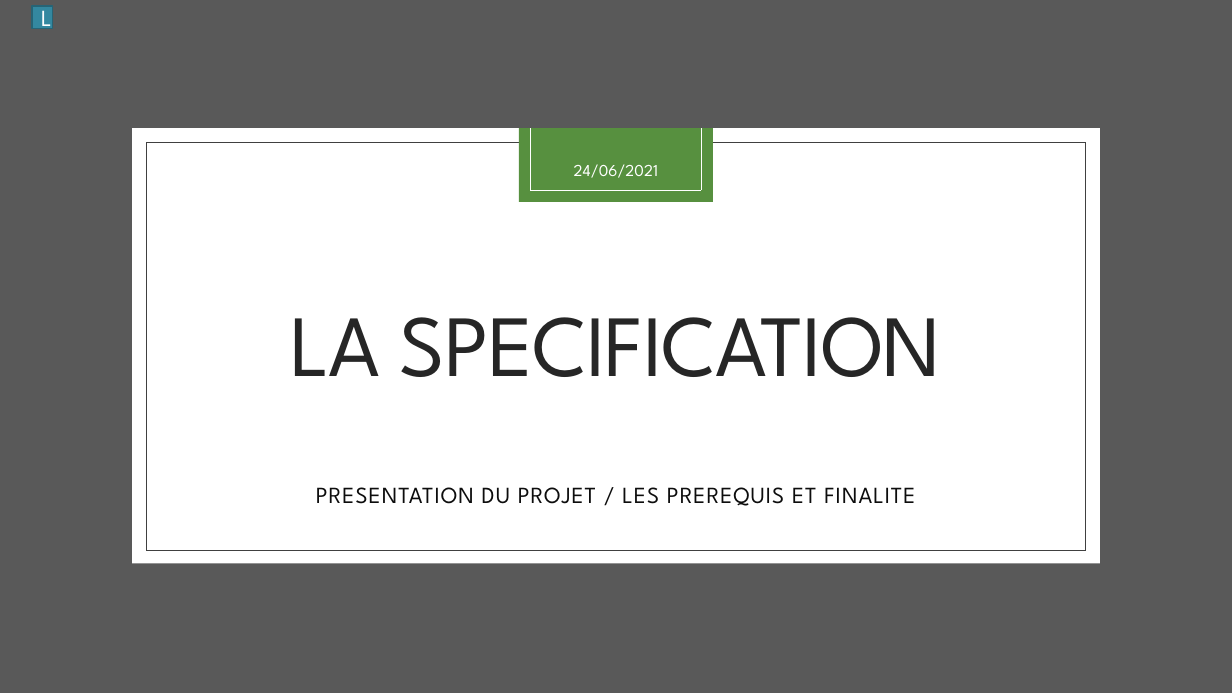
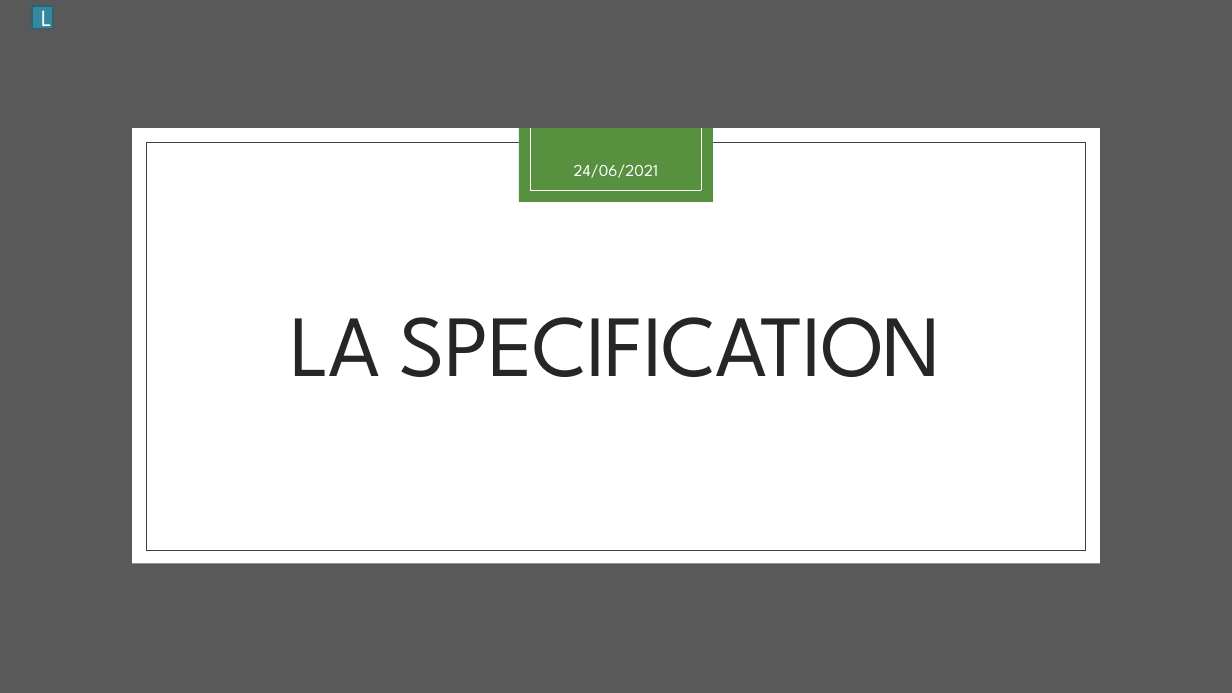
Before and after one commit to aiekick/ProjectStationMeteo, a slide deck: slide 4 of doc/StationMeteo_Soutenance_Stephane.pptx. Drawn at 1232x693 pixels with LibreOffice and Linux fonts; fonts in the diff are those of the drawing. Boxes give left, top, right and bottom in pixels: in the first picture for what was removed or moved away, otherwise in the second. Text is boxed around its words. In the diff, an @@ line names an element or a change of style, - is before the commit and + after.

```diff
--- a/doc/StationMeteo_Soutenance_Stephane.pptx
+++ b/doc/StationMeteo_Soutenance_Stephane.pptx
@@ subtitle removed at [316,487,915,506] @@
-PRESENTATION DU PROJET / LES PREREQUIS ET FINALITE
```
Also in this commit, not shown: 14 other slides changed, 1 slide removed.
